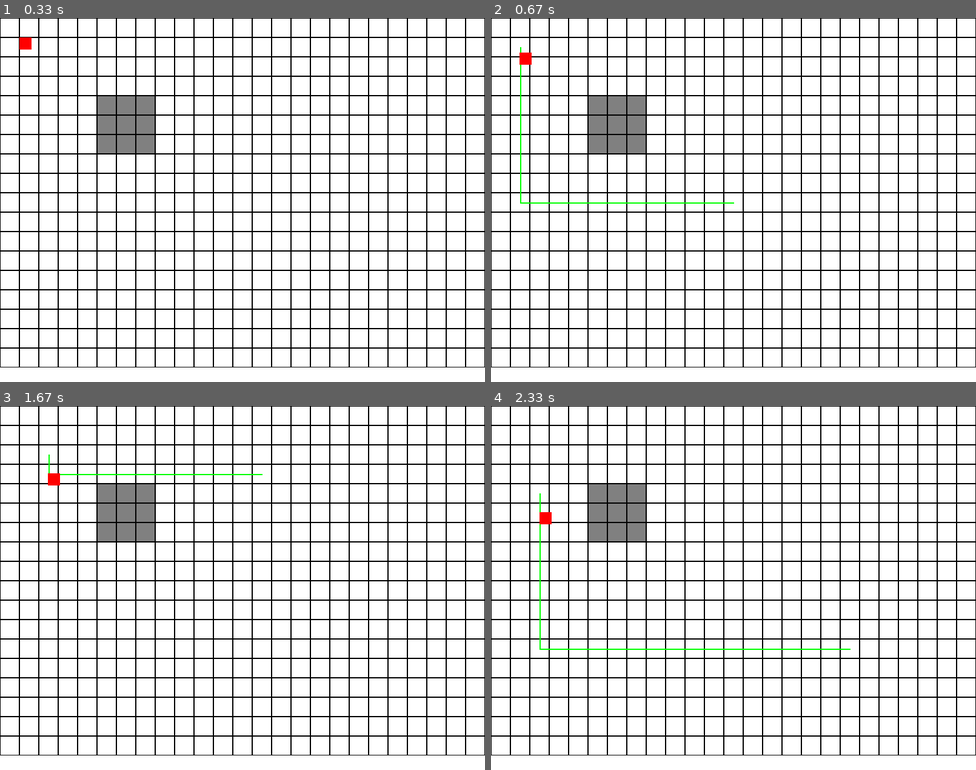
Above: before the commit, frames 1-4 (two rows, left to right).
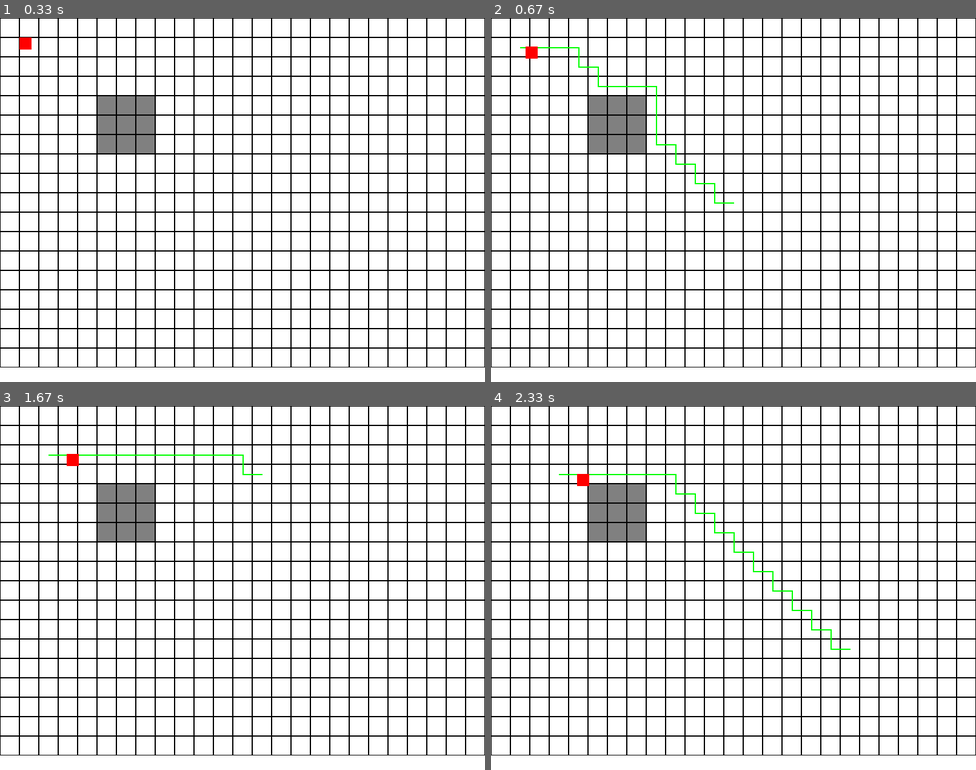
Above: after the commit, the same moments.

Repository: katietay/Hackathon-ForestRover
Game: pygame game, started from main.py
The game is run twice, just before and just after one commit, with the same random seed, the same clock (stepped at 60 frames per second) and the same inputs.
Inputs (mouse positions are in pixels of both pictures, inside the frame that each line leads up to):
- Up to frame 1 (0.33 s): no input
- Up to frame 2 (0.67 s): click (733, 200) at 0.38 s
- Up to frame 3 (1.67 s): click (126, 591) at 0.72 s; click (315, 460) at 1.05 s; click (252, 464) at 1.38 s
- Up to frame 4 (2.33 s): click (738, 624) at 1.72 s; click (859, 646) at 2.05 s

Frame 1 is identical in both runs. In frame 2, 0.6% of the frame differs, in the area x 5-47%, y 7-51%; in frame 3, 0.4%; in frame 4, 0.8%, in the area x 10-71%, y 18-67%.

Commit message:
distance

Diff:
--- a/algorithm.py
+++ b/algorithm.py
@@ -6,8 +6,9 @@
         self.directions = [(0, 1), (1, 0), (0, -1), (-1, 0)]  # 4-directional movement
 
     def heuristic(self, a: Tuple[int, int], b: Tuple[int, int]) -> float:
-        """Manhattan distance heuristic"""
-        return abs(a[0] - b[0]) + abs(a[1] - b[1])
+        """Euclidean distance heuristic"""
+        return ((a[0] - b[0]) ** 2 + (a[1] - b[1]) ** 2) ** 0.5
+
 
     def get_neighbors(self, pos: Tuple[int, int], grid: List[List[int]]) -> List[Tuple[int, int]]:
         """Returns valid neighboring positions"""
